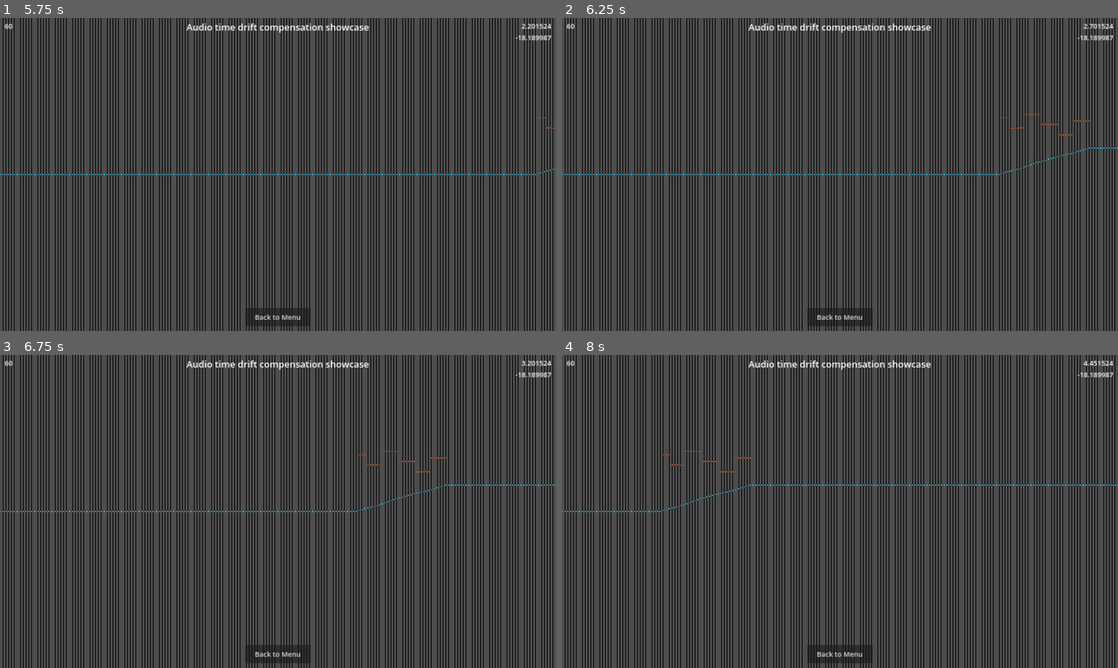
Above: before the commit, frames 1-4 (two rows, left to right).
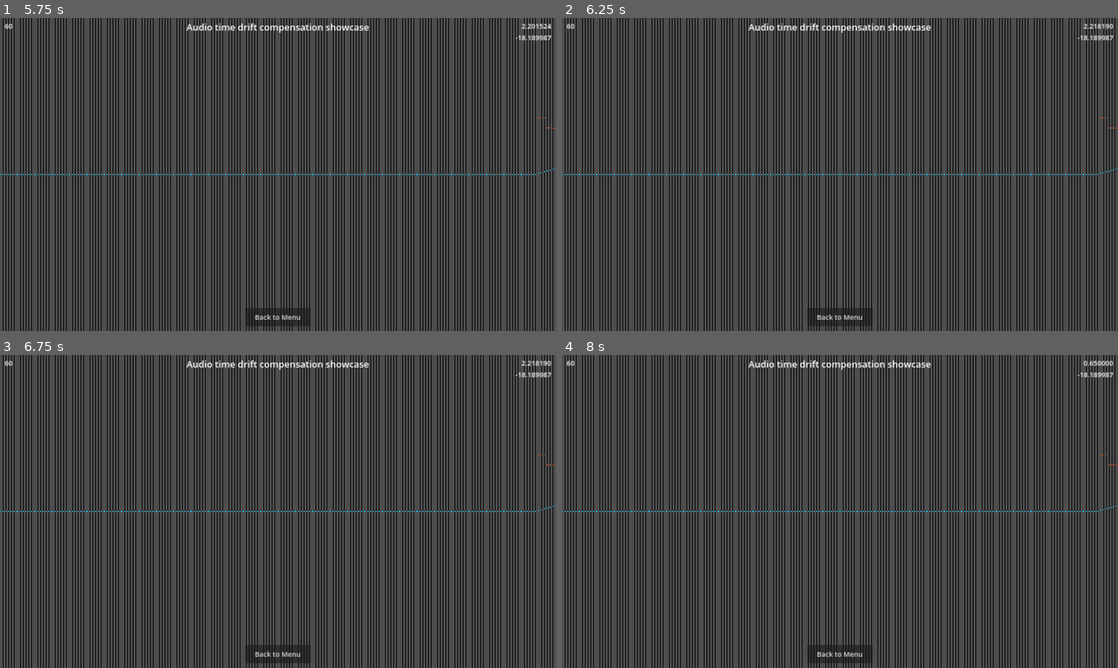
Above: after the commit, the same moments.

Repository: bonjorno7/ExampleRhythmGame
Game: Godot game, scene res://scenes/menu.tscn
Same seed, same stepped clock (60 frames per second), same inputs: the game is played once before the commit and once after it. Sound files missing from this copy of the repository are replaced by a short silence.
Inputs:
- Up to frame 1 (5.75 s): click "Play" at 0.5 s; click "Play" at 1.25 s; click "Drift" at 2 s; click "Back to Menu" at 2.75 s; click "Drift" at 3.5 s; tap D (button_1) at 4.35 s; tap Enter at 5 s; tap F (button_2) at 5.1 s
- Up to frame 2 (6.25 s): tap Space (pause, bound only after the commit) at 5.75 s; tap J (button_3) at 5.85 s
- Up to frame 3 (6.75 s): tap Enter at 6.5 s; tap K (button_4) at 6.6 s
- Up to frame 4 (8 s): tap Space (pause, bound only after the commit) at 7.25, 7.9 s; tap D (button_1) at 7.35 s

Frame 1 is identical in both runs. In frame 2, 0.1% of the frame differs, in the area x 79-100%, y 1-51%; in frame 3, 0.2%; in frame 4, 0.3%, in the area x 18-100%, y 1-51%.

Commit message:
Add a global pause button
This is handy for testing purposes.

Diff:
--- a/nodes/game_state.gd
+++ b/nodes/game_state.gd
@@ -6,6 +6,15 @@
 var audio_offset: float = 0.000
 var video_offset: float = 0.000
 var scroll_speed: float = 8.000
+
+
+func _ready() -> void:
+	process_mode = PROCESS_MODE_ALWAYS
+
+
+func _input(event: InputEvent) -> void:
+	if event.is_action_pressed("pause"):
+		get_tree().paused = not get_tree().paused
 
 
 func goto_menu() -> void:
--- a/project.godot
+++ b/project.godot
@@ -56,6 +56,11 @@
 "events": [Object(InputEventKey,"resource_local_to_scene":false,"resource_name":"","device":-1,"window_id":0,"alt_press …(192 unchanged characters)…
 ]
 }
+pause={
+"deadzone": 0.5,
+"events": [Object(InputEventKey,"resource_local_to_scene":false,"resource_name":"","device":-1,"window_id":0,"alt_pressed":false,"shift_pressed":false,"ctrl_pressed":false,"meta_pressed":false,"pressed":false,"keycode":0,"physical_keycode":32,"key_label":0,"unicode":32,"location":0,"echo":false,"script":null)
+]
+}
 
 [rendering]
 
